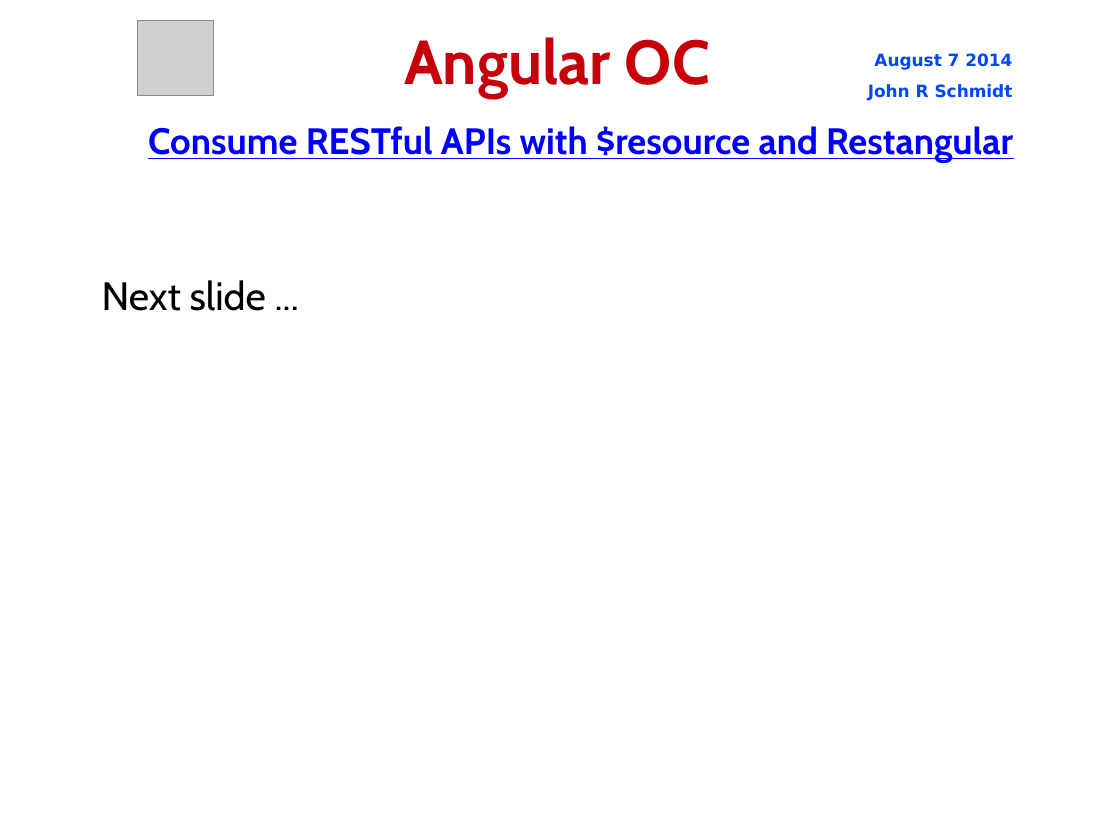
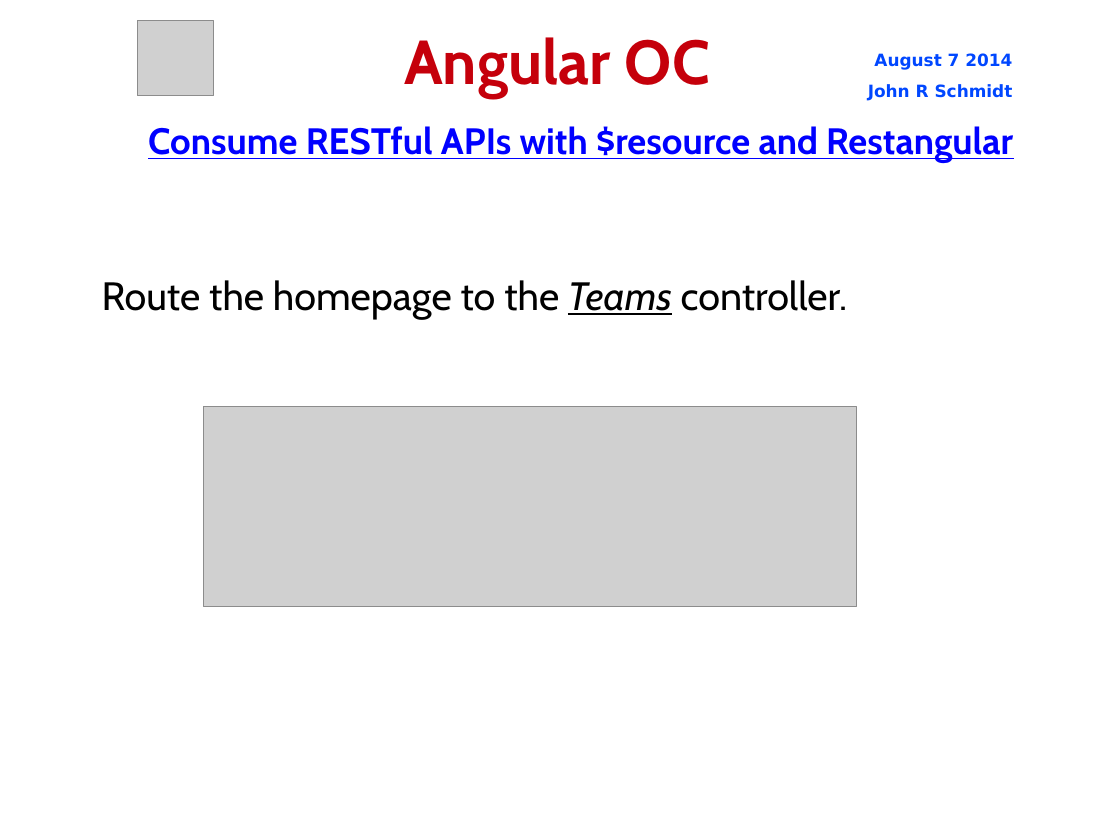
Before and after one commit to jrschmidt/fifa-angular-rest-demo, a slide deck: slide 30 of fifa.odp. Drawn at 1120x840 pixels with LibreOffice and Linux fonts; fonts in the diff are those of the drawing; grey boxes stand for pictures; background and template pictures are left out. Boxes give left, top, right and bottom in pixels: in the first picture for what was removed or moved away, otherwise in the second. Text is boxed around its words. In the diff, an @@ line names an element or a change of style, - is before the commit and + after.

Commit message:
route homepage to Teams controller

```diff
--- a/fifa.odp
+++ b/fifa.odp
@@ subtitle at (102,280,848,319): text changed @@
-Next slide ...
+Route the homepage to the Teams controller.
@@ picture added at (203,407,857,607) @@
```
Also in this commit, not shown: 3 other files.
